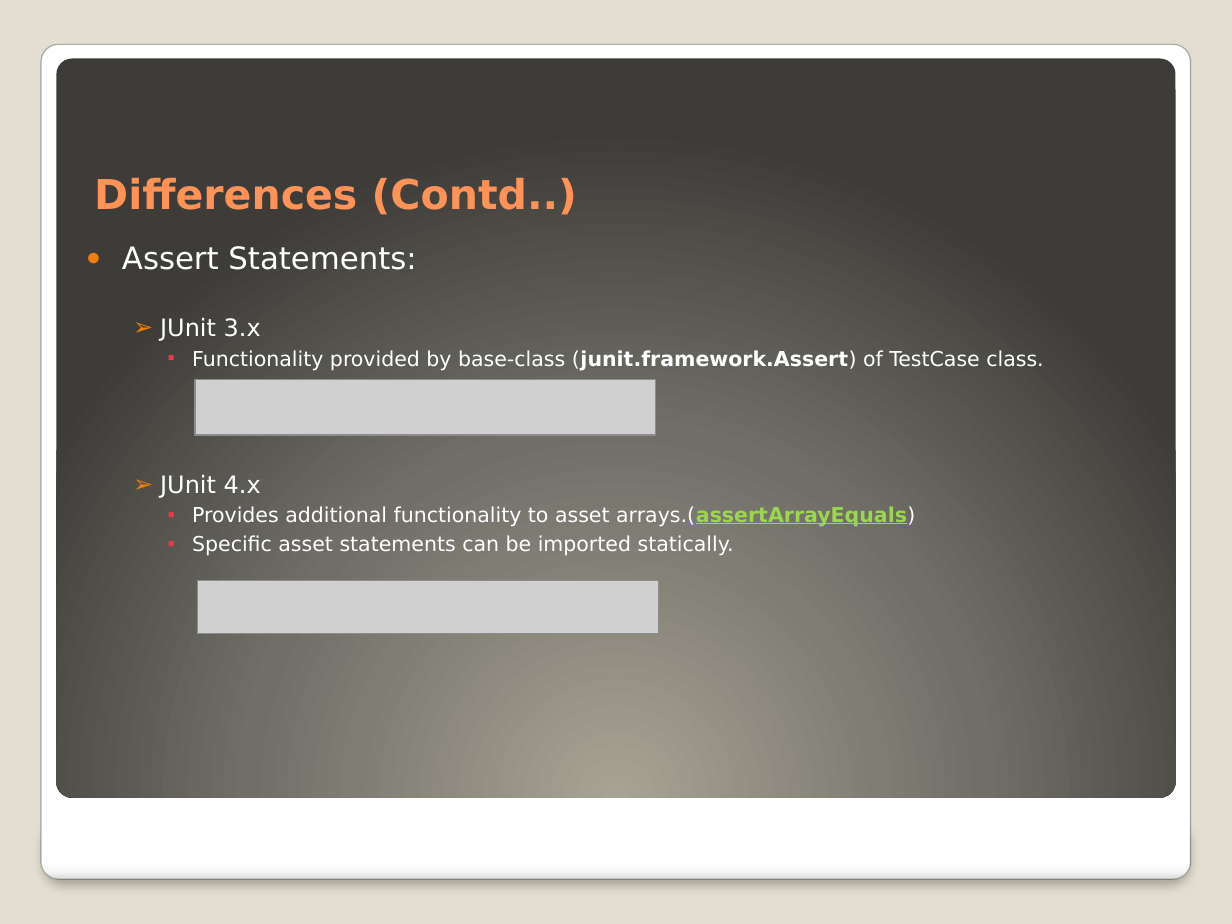
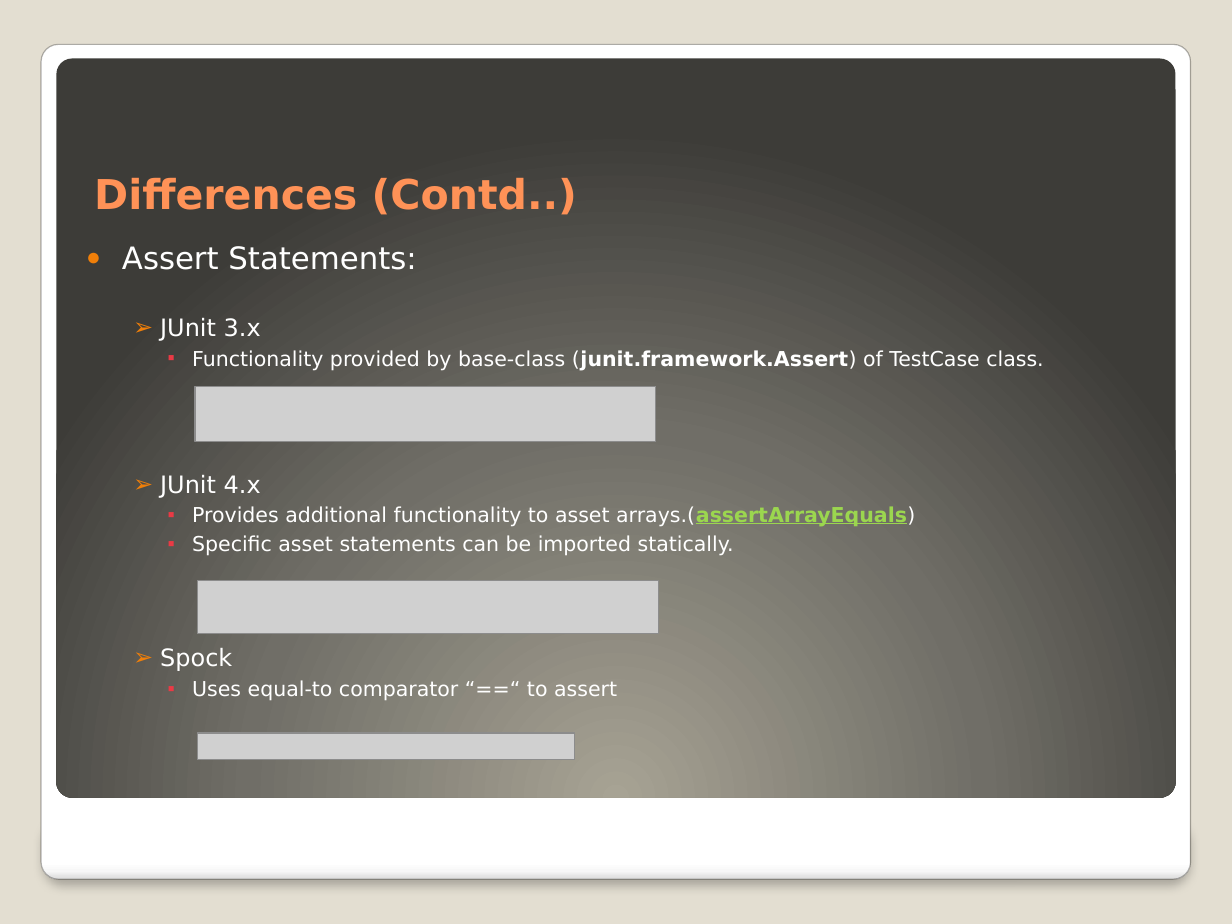
Before and after one commit to ayazlakdawala/JUnitMigration3.x-4.x, a slide deck: slide 11 of TechiNar Series-Unit Testing Frameworks Demo.pptx (slide 8 before the commit). Drawn at 1232x924 pixels with LibreOffice and Linux fonts; fonts in the diff are those of the drawing; grey boxes stand for pictures. Boxes give left, top, right and bottom in pixels: in the first picture for what was removed or moved away, otherwise in the second. Text is boxed around its words. In the diff, an @@ line names an element or a change of style, - is before the commit and + after.

Commit message:
added new spock features to the project

```diff
--- a/TechiNar Series-Unit Testing Frameworks Demo.pptx
+++ b/TechiNar Series-Unit Testing Frameworks Demo.pptx
@@ picture moved from (x1=195, y1=379, x2=655, y2=435) to (x1=195, y1=387, x2=655, y2=442) @@
@@ text at (x1=160, y1=648, x2=617, y2=700): paragraphs added @@
+  ➢ Spock
+    ▪ Uses equal-to comparator “==“ to assert
@@ picture added at (x1=197, y1=733, x2=574, y2=760) @@
```
Also in this commit, not shown: 7 other slides changed, 10 slides added, 2 other files.
